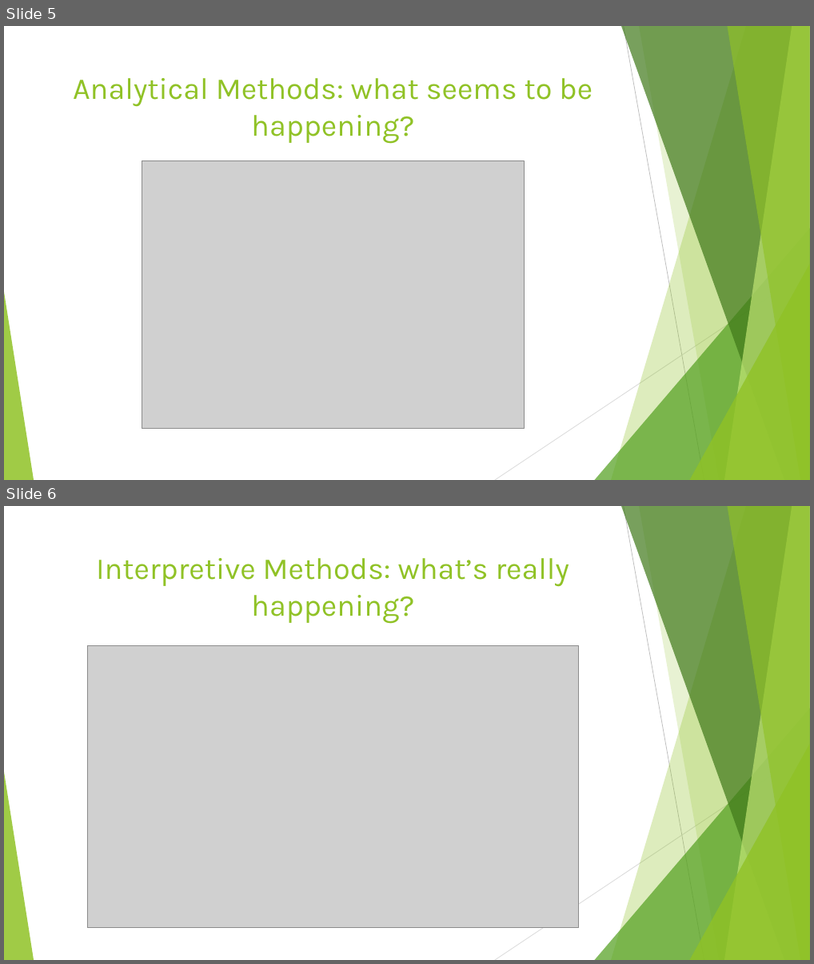
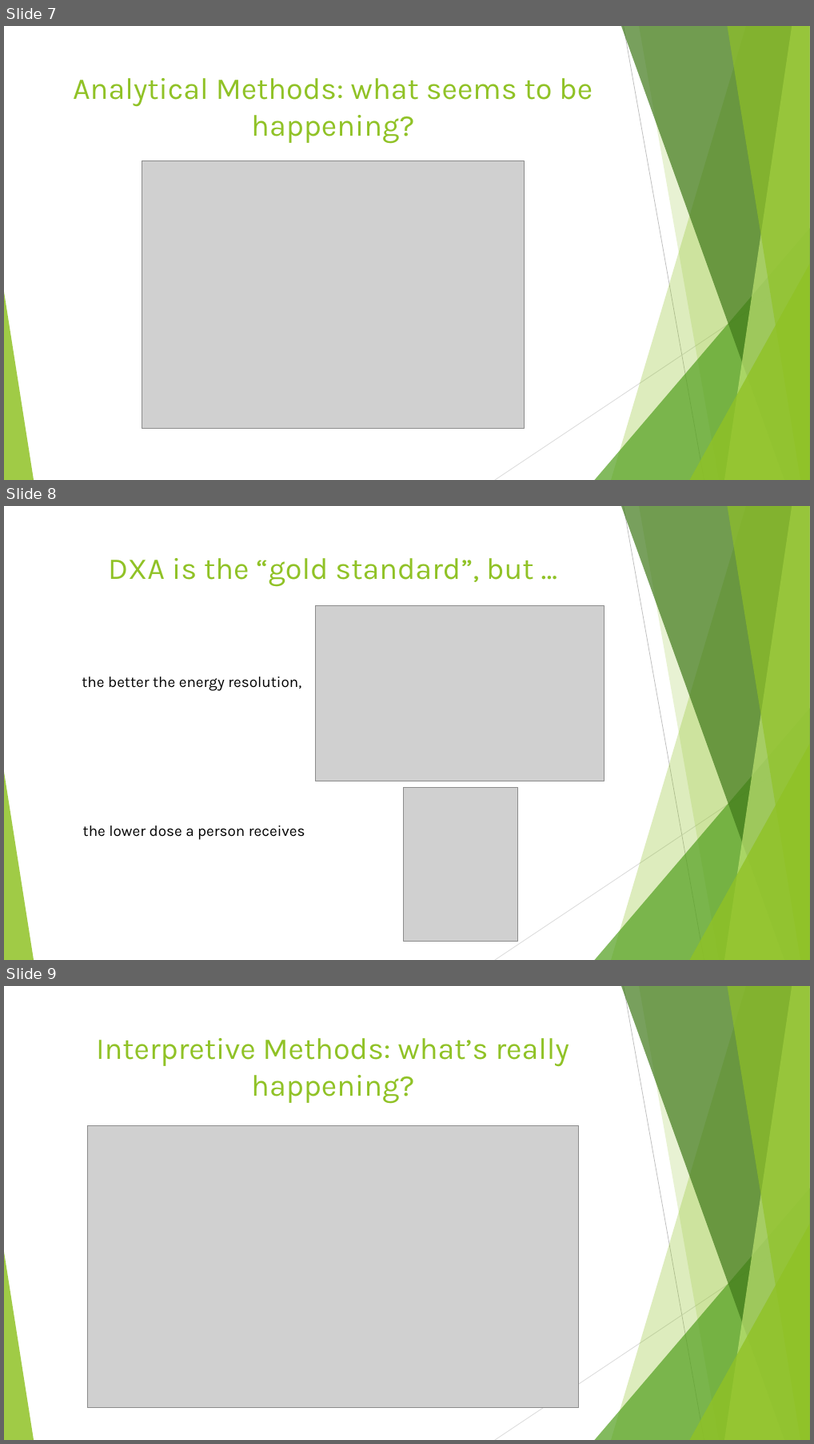
Before and after one commit to Vlad-ole/Presentations, a slide deck: Foresight_in_work/Foresight_methodologies.pptx. Shown one above the other, each under a label of ours: slides 5 and 6 before the commit, slides 7, 8 and 9 after it. The pictures are 814x964 and 814x1444 pixels, drawn with LibreOffice and Linux fonts; fonts in the diff are those of the drawing; grey boxes stand for pictures. Boxes give left, top, right and bottom in pixels: in the first picture for what was removed or moved away, otherwise in the second. Text is boxed around its words. In the diff, an @@ line names an element or a change of style, - is before the commit and + after.

```diff
--- a/Foresight_in_work/Foresight_methodologies.pptx
+++ b/Foresight_in_work/Foresight_methodologies.pptx
@@ slide 8 added at (x1=4, y1=506, x2=810, y2=960), background #FFFFFF; not listed: 10 template elements that a slide beside it also shows @@
@@ title added at (x1=108, y1=558, x2=534, y2=587), 36 pt, text #90C226 @@
+DXA is the “gold standard”, but …
@@ picture added at (x1=315, y1=606, x2=605, y2=781) @@
@@ text added at (x1=82, y1=676, x2=302, y2=691), 18 pt, text #000000 @@
+the better the energy resolution,
@@ picture added at (x1=404, y1=788, x2=518, y2=940) @@
@@ text added at (x1=83, y1=825, x2=306, y2=840), 18 pt, text #000000 @@
+the lower dose a person receives
@@ what was slide 5 is now slide 7 @@
@@ what was slide 6 is now slide 9 @@
```
Also in this commit, not shown: 2 slides changed, 4 other slides added, 1 slide removed, 1 other file.
